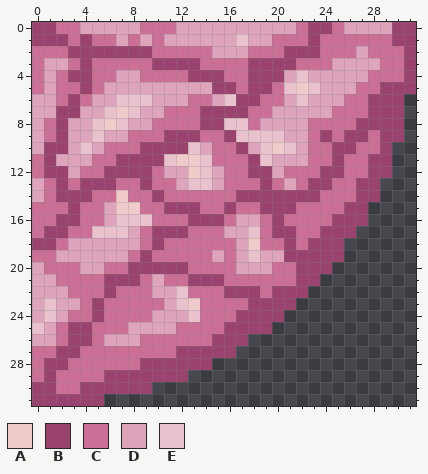
One commit to this pixel-art sprite: gfx/UltimateCataclysm/pngs_normal_32x32/terrain/t_nm_brain/t_nm_brain_corner_se.png. The picture above is the old version.
The file is 32x32 pixels.
Palette (. is transparent): A #f1cbcb  B #9a436e  C #cb6f97  D #dda4bc  E #e9c2ce
Once edited:
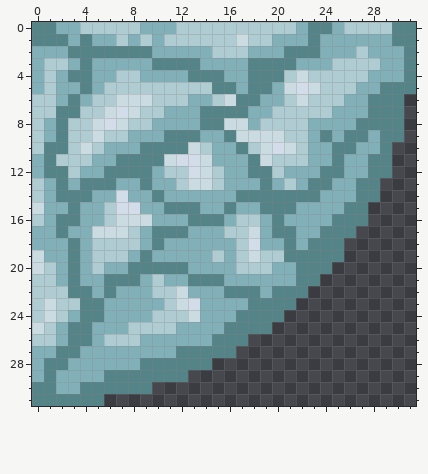
The commit says: nm_brain recolour and retile
Changes in this commit:
colour A: #f1cbcb -> #d3dce9
colour B: #9a436e -> #558488
colour C: #cb6f97 -> #82b0b8
colour D: #dda4bc -> #afccd2
colour E: #e9c2ce -> #cadbe1
y 15: x 0 C -> E
y 16: x 0 C -> D
y 17: x 1 B -> C
y 18: x 0..1 BB -> CC; x 3..4 DD -> BC
y 19: x 0 C -> E; x 2..4 DDD -> CBC
y 20: x 0..1 DC -> ED; x 3..4 CD -> BC
y 21: x 3 C -> B
y 22: x 3..4 CC -> BB
y 23..24: x 4 C -> B
Pixel boxes of the changes (left, top, right, bottom) in both pictures:
changed: (32, 22, 416, 406)
